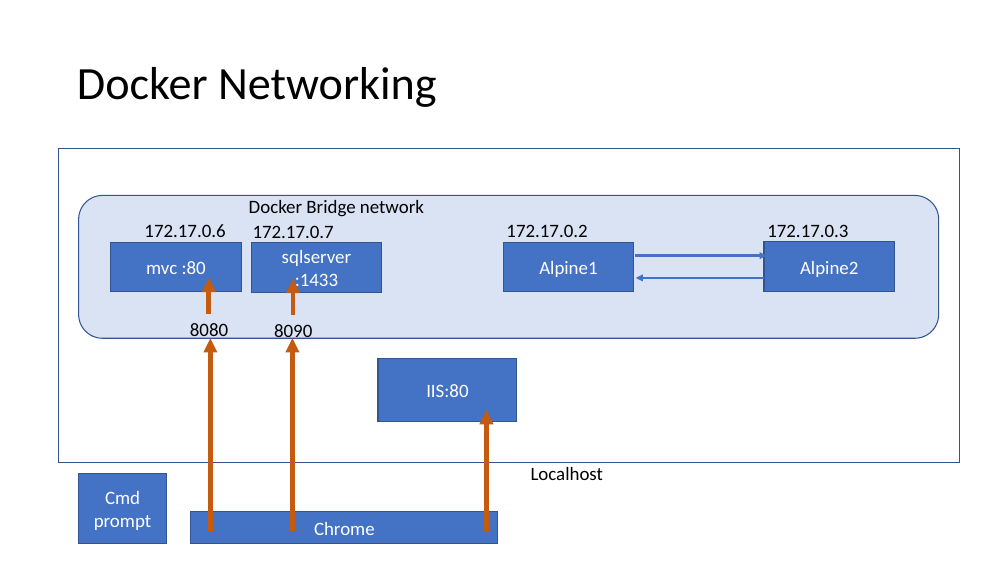
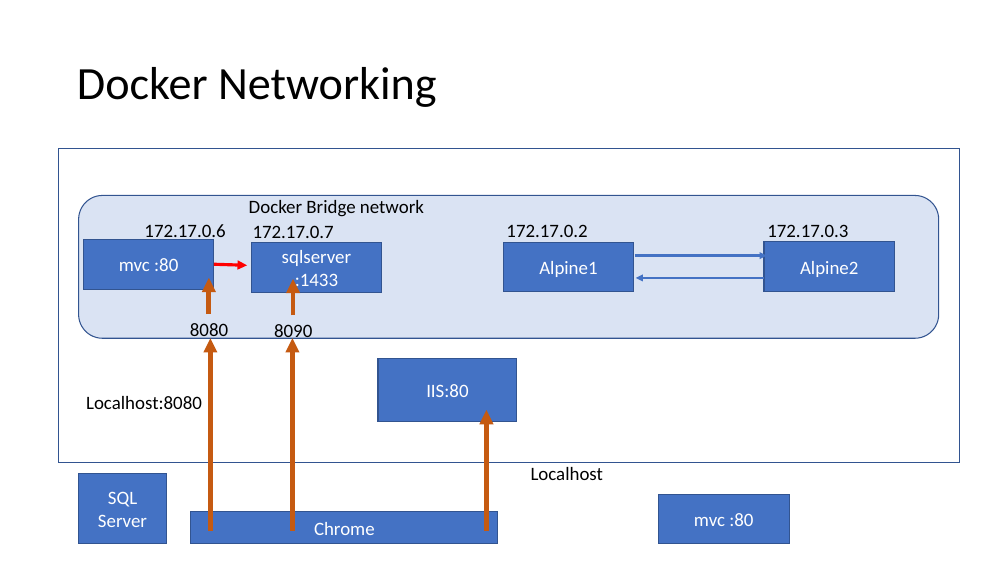
Before and after one commit to sonusathyadas/Microservices-Training-Materials, a slide deck: slide 10 of Docker.pptx (slide 9 before the commit). Drawn at 1008x567 pixels with LibreOffice and Linux fonts; fonts in the diff are those of the drawing. Boxes give left, top, right and bottom in pixels: in the first picture for what was removed or moved away, otherwise in the second. Text is boxed around its words. In the diff, an @@ line names an element or a change of style, - is before the commit and + after.

Commit message:
Docker compose added

```diff
--- a/Docker.pptx
+++ b/Docker.pptx
@@ rectangle "mvc :80": place and size @@
-rectangle "mvc :80" at (110, 242, 241, 292)
+rectangle "mvc :80" at (83, 240, 214, 290)
@@ arrow added from (214, 265) to (247, 265), #FF0000 3 pt @@
@@ text added at (86, 396, 202, 409), 18 pt, text #000000 @@
+Localhost:8080
@@ text in rectangle at (98, 491, 147, 527): text changed @@
-Cmd
-prompt
+SQL Server
@@ rectangle added at (659, 495, 789, 544), fill #4472C4, outline #325491 1 pt, 18 pt, text #FFFFFF @@
+mvc :80
```
Also in this commit, not shown: 1 other slide changed, 1 slide added, 2 other files.
